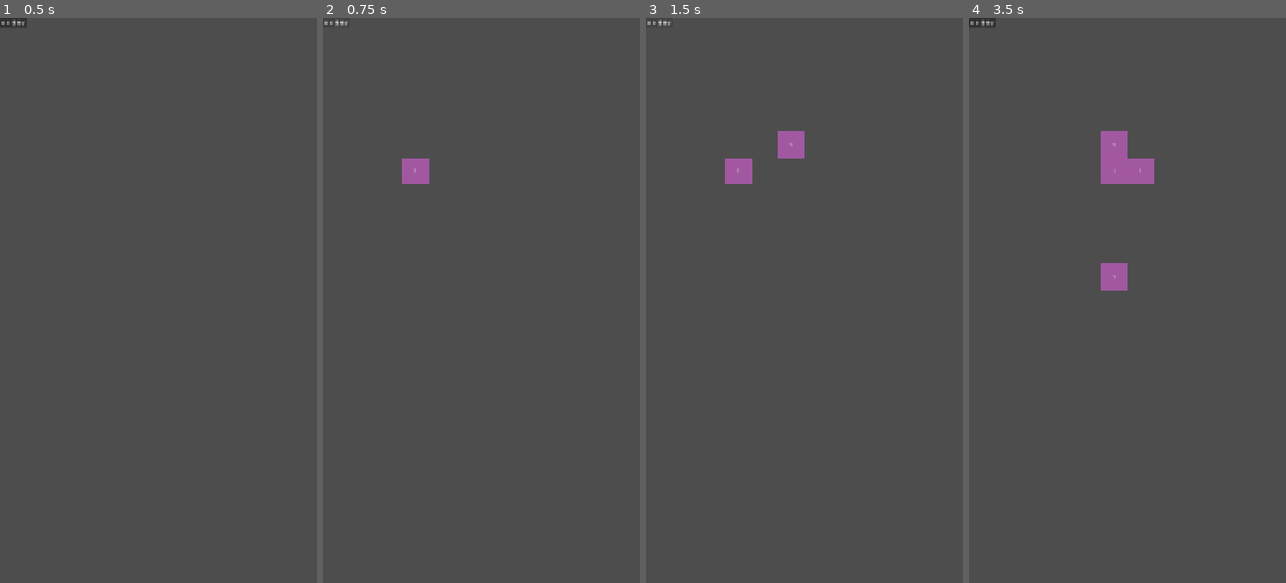
Above: before the commit, frames 1-4 (left to right).
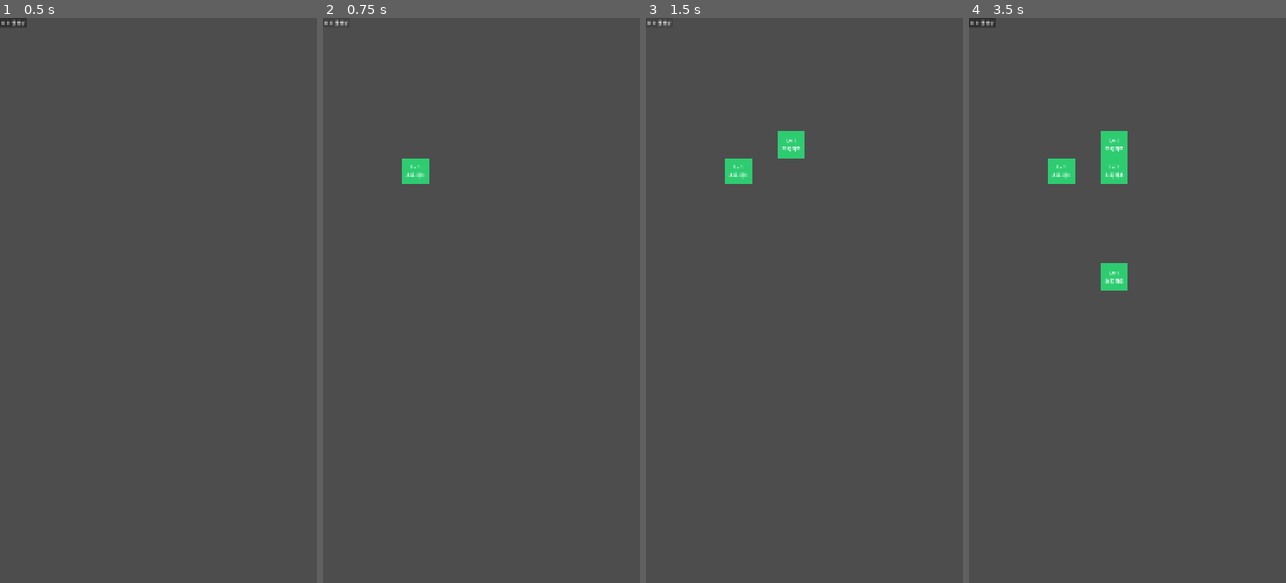
Above: after the commit, the same moments.

Repository: kimchungdo/MergeGame
Game: Godot game, scene res://main.tscn
The game is run twice, just before and just after one commit, with the same random seed, the same clock (stepped at 60 frames per second) and the same inputs.
Inputs (mouse positions are in pixels of both pictures, inside the frame that each line leads up to):
- Up to frame 1 (0.5 s): no input
- Up to frame 2 (0.75 s): click "아이템 생성" at 0.5 s
- Up to frame 3 (1.5 s): click "아이템 생성" at 1.25 s
- Up to frame 4 (3.5 s): click "아이템 생성" at 2 s; tap Enter at 2.75 s; drag from (1060, 170) to (1159, 176) at 2.77 s

Frame 1 is identical in both runs. In frame 2, 0.4% of the frame differs, in the area x 24-34%, y 24-30%; in frame 3, 0.8%; in frame 4, 2.0%, in the area x 24-59%, y 20-49%.

Commit message:
add basic logic

Diff:
--- a/item.gd
+++ b/item.gd
@@ -55,7 +55,39 @@
 	update_visual()
 	print("아이템 레벨업! 현재 레벨: ", level)
 
-# 화면에 레벨 숫자를 갱신해주는 함수
+# 🎨 프로토타입용 1~10단계 바닷속 마법 아이템 이름 및 색상 테이블
+const ITEM_DATA = {
+	1: {"name": "초록 해초", "color": Color("2ecc71")},       # 연초록
+	2: {"name": "분홍 조개", "color": Color("ff7979")},       # 분홍
+	3: {"name": "심해 조개", "color": Color("0984e3")},       # 파랑
+	4: {"name": "빛나는 조개", "color": Color("00cec9")},     # 청록
+	5: {"name": "자그만 백진주", "color": Color("dfe6e9")},   # 밝은 회백색
+	6: {"name": "은은한 흑진주", "color": Color("2d3436")},   # 짙은 흑색
+	7: {"name": "황금 진주", "color": Color("fdcb6e")},       # 황금색
+	8: {"name": "심해 룬 진주", "color": Color("6c5ce7")},    # 보라색
+	9: {"name": "산호 왕관", "color": Color("e84393")},       # 진분홍
+	10: {"name": "포세이돈의 핵", "color": Color("ffeaa7")}   # 번쩍이는 연황금
+}
+
+# 레벨 숫자에 맞춰 사각형 색상과 텍스트를 자동으로 갈아끼우는 함수
 func update_visual():
-	if has_node("Label"):
-		$Label.text = str(level)
+	# 1. 안전하게 하위 노드들이 로드되었는지 확인
+	if not has_node("ColorRect") or not has_node("Label"):
+		return
+
+	# 2. 현재 레벨이 데이터 테이블에 있는지 체크 (최대 10단계 예외처리)
+	var current_lvl = level
+	if current_lvl > 10:
+		current_lvl = 10
+
+	var data = ITEM_DATA[current_lvl]
+
+	# 3. [핵심] 기존의 심심한 회색 박스 색상을 마법 아이템 톤으로 강제 변경!
+	$ColorRect.color = data["color"]
+
+	# 4. 글자판에 [레벨]과 [아이템 이름]을 동시에 뿌려 가독성을 높입니다.
+	$Label.text = "Lv." + str(level) + "\n" + data["name"]
+
+	# 글자가 박스 밖으로 삐져나가지 않게 라벨 세팅 보정 (프로토타입용)
+	$Label.horizontal_alignment = HORIZONTAL_ALIGNMENT_CENTER
+	$Label.vertical_alignment = VERTICAL_ALIGNMENT_CENTER
--- a/main.gd
+++ b/main.gd
@@ -78,11 +78,12 @@
 	return null # 빈 칸이 없으면 null 반환
 
 
-# 1. 화면 좌표(X, Y)를 넣으면 역으로 몇 행 몇 열인지 계산해주는 함수
+# 🎯 [수정] 50% 이상만 겹쳐도 해당 칸으로 인정해주는 Threshold 보정 버전
 func get_grid_index(global_pos: Vector2):
-	# 시작 위치와 타일 사이즈를 기준으로 마우스가 위치한 칸의 인덱스를 계산합니다.
-	var c = floor((global_pos.x - START_POS.x) / TILE_SIZE)
-	var r = floor((global_pos.y - START_POS.y) / TILE_SIZE)
+	# 타일의 중심점을 기준으로 반올림(round)을 하여
+	# 유저가 대충 절반 이상 걸치게 놓으면 그 칸으로 가독성 있게 매칭해줍니다.
+	var c = round((global_pos.x - START_POS.x) / TILE_SIZE)
+	var r = round((global_pos.y - START_POS.y) / TILE_SIZE)
 
 	# 계산된 인덱스가 7x9 보드판 내부라면 Vector2(행, 열)로 반환
 	if r >= 0 and r < GRID_ROWS and c >= 0 and c < GRID_COLS:
@@ -95,36 +96,49 @@
 	var y = START_POS.y + (r * TILE_SIZE)
 	return Vector2(x, y)
 
-# 3. [핵심] 아이템이 드래그를 마쳤을 때 호출할 이동 요청 함수
+# [수정] 아이템이 드래그를 마쳤을 때 호출할 통합 제어 함수 (이동 및 머지 판단)
 func request_move_item(item, release_global_pos: Vector2, old_r: int, old_c: int) -> bool:
 	var target_index = get_grid_index(release_global_pos)
 
-	# 조건 A: 판 바깥에 떨어뜨렸다면 이동 실패
+	# 조건 A: 판 바깥에 떨어뜨렸다면 무조건 복귀
 	if target_index == null:
 		return false
 
 	var new_r = target_index.x
 	var new_c = target_index.y
 
-	# 조건 B: 원래 자리에 고대로 놓은 경우 (이동 성공 처리하여 제자리 스냅)
+	# 조건 B: 원래 자리에 고대로 놓은 경우 (제자리 스냅 성공 처리)
 	if old_r == new_r and old_c == new_c:
 		item.global_position = get_grid_position(old_r, old_c)
 		return true
 
-	# 조건 C: 이동할 자리가 완벽히 비어있는(null) 경우에만 이동 허용!
+	# 조건 C: 이동할 자리가 완벽히 비어있는(null) 경우 -> 부드럽게 이동
 	if grid[new_r][new_c] == null:
 		grid[old_r][old_c] = null # 이전 자리는 비우고
 		grid[new_r][new_c] = item # 새 자리에 아이템 등록
 
-		# 아이템의 위치를 해당 그리드 칸의 정확한 좌표로 보정
-		item.global_position = get_grid_position(new_r, new_c)
-
-		# 아이템이 기억하는 본인의 행/열 정보 갱신 (item.gd에 해당 변수가 있어야 함)
+		# 아이템의 정보 및 화면 위치 갱신
 		item.grid_r = new_r
 		item.grid_c = new_c
-		print("이동 성공: [", old_r, ",", old_c, "] -> [", new_r, ",", new_c, "]")
+		item.global_position = get_grid_position(new_r, new_c)
+		print("이동 완료: [", old_r, ",", old_c, "] -> [", new_r, ",", new_c, "]")
 		return true
 
-	# 조건 D: 이미 다른 아이템이 있다면 이동 실패
-	print("이동 실패: 이미 아이템이 있는 칸입니다.")
-	return false
+	# 💡 조건 D: [핵심] 이동할 자리에 이미 다른 아이템이 있는 경우!
+	else:
+		var other_item = grid[new_r][new_c]
+
+		# 1. 두 아이템의 레벨이 같다면 머지(합치기) 진행!
+		if other_item.level == item.level:
+			grid[old_r][old_c] = null # 내가 있던 자리는 빈칸으로 만듦
+
+			other_item.level_up() # 상대방 아이템 레벨 업 (+ 비주얼 갱신)
+			item.queue_free() # 나 자신은 무대에서 삭제
+
+			print("머지 성공! 레벨 업: [", new_r, ",", new_c, "]")
+			return true # 머지도 성공 처리를 하여 원래 자리로 튕겨 나가지 않게 함
+
+		# 2. 레벨이 다르다면? 자리 차지가 불가능하므로 실패 처리 (원래 자리로 복귀)
+		else:
+			print("이동 실패: 레벨이 다른 아이템이 선점하고 있습니다.")
+			return false
